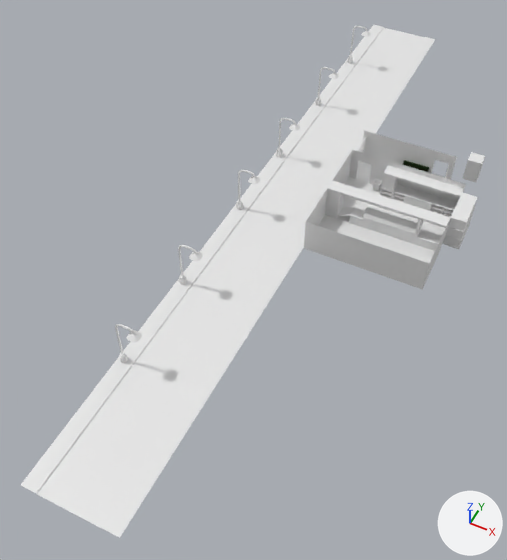
Two versions of the Blender file Assets/Models/BlenderFiles/AlleyWay.blend, one commit apart.
Before and after are seen from a camera (50 mm lens) standing at (14.6, -80.7, 67.1) and looking at (-13.8, -23.9, -3.8). Every picture has the same lights, and +X, +Y and +Z are marked at lower right. The older version comes first.

Before the edit, the objects in view are built like this:
```python
ob_alley = bpy.data.objects.new('alley', me_plane)
ob_alley.location = (0.1, 0.0, 0.0)
ob_alley.scale = (-4.2, -4.2, -4.2)
ob_cube_001 = bpy.data.objects.new('Cube.001', me_cube_001)
ob_cube_001.location = (7.2, 5.5, 1.8)
ob_cube_001.scale = (1.0, 1.0, 1.73)
ob_dumpter = bpy.data.objects.new('dumpter', me_cube_002)
ob_dumpter.location = (-0.4, 1.7, 0.0)
ob_dumpter.rotation_euler = (0.0, 0.0, 4.712)  # degrees (0, 0, 270)
ob_dumpter.scale = (2.0, 2.0, 2.0)
ob_everything = bpy.data.objects.new('everything', me_plane_002)
ob_everything.location = (-0.6, -10.8, 0.1)
ob_everything.rotation_euler = (0.0, 0.0, 1.571)  # degrees (0, 0, 90)
ob_everything.scale = (8.18, 8.18, 8.18)
ob_gate = bpy.data.objects.new('gate', me_plane_001)
ob_gate.location = (0.5, 0.0, 0.0)
ob_gate.scale = (-4.2, -4.2, -4.2)
ob_road = bpy.data.objects.new('ROAD', me_plane_003)
ob_road.location = (-9.9, -9.1, 0.0)
ob_road.scale = (1.0, 11.5, 1.0)
```
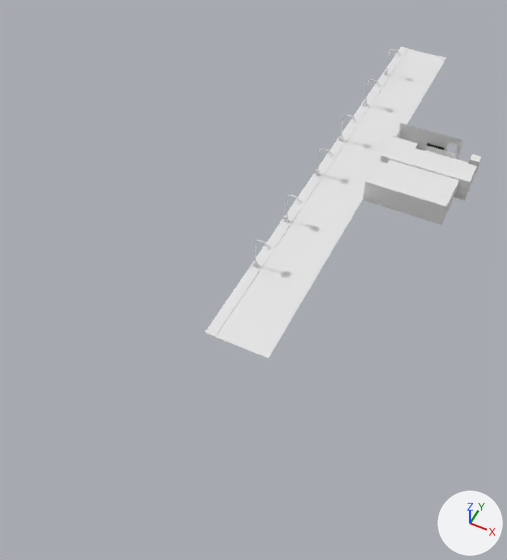
Where the newer file only moved an object's origin or applied its transform, the numbers keep the older frame.

Where the change shows, as pixel boxes [x1, y1, x2, y2] in the pictures (507 x 560 px; the box of a moved part takes in the faces that stretch with it):
'ROAD', moved, rescaled (42% narrower, 39% shorter)
    before: [21, 25, 435, 538]
    after: [205, 47, 446, 358]
'everything', reshaped, moved, rescaled (34% narrower, 36% shorter)
    before: [304, 151, 477, 290]
    after: [363, 136, 477, 225]
'alley', moved, rescaled (32% narrower, 30% shorter)
    before: [352, 130, 457, 182]
    after: [392, 123, 463, 159]
'Cube.001', moved, rescaled
    before: [463, 152, 485, 183]
    after: [469, 154, 482, 175]
'dumpter', moved, rescaled
    before: [402, 160, 429, 172]
    after: [427, 143, 444, 150]
'gate', moved
    before: [358, 140, 366, 165]
    after: [397, 130, 401, 137]
part 2 of me_plane_002, moved or reshaped (not visible afterwards)
    before: [373, 179, 382, 192]
part 3 of me_plane_002, moved or reshaped
    before: [444, 223, 470, 249]
    after: [455, 185, 472, 201]
part 4 of me_plane_002, moved or reshaped
    before: [447, 214, 473, 242]
    after: [457, 178, 474, 195]
part 5 of me_plane_002, moved or reshaped
    before: [449, 206, 476, 233]
    after: [459, 173, 476, 189]
part 6 of me_plane_002, rebuilt (34% narrower, 36% shorter)
    before: [304, 151, 477, 290]
    after: [363, 136, 477, 225]

The change, as a diff of the scene's bpy script:
```diff
--- a/Assets/Models/BlenderFiles/AlleyWay.blend.py
+++ b/Assets/Models/BlenderFiles/AlleyWay.blend.py
@@ me_plane @@
 # used by ob_alley; location = (0.1, 0.0, 0.0); scale = (-4.2, -4.2, -4.2)
-me_plane.from_pydata(...)  # 22 vertices, 6 faces; spans x -1.14..2.14, y -0.59..0.59, z -1.19..0.0
+me_plane.from_pydata(...)  # 22 vertices, 6 faces; spans x -1.03..1.28, y -2.07..-1.23, z -0.84..0.0
+# me_plane part 1: the whole mesh is scaled about its middle by 0.704, then moved by (-0.38, -1.65, 0.18)
@@ me_plane_002 @@
 # used by ob_everything; location = (-0.6, -10.8, 0.1); rotation_euler = (0.0, 0.0, 1.571), in degrees (0, 0, 90); scale = (8.18, 8.18, 8.18)
-me_plane_002.from_pydata(...)  # 600 vertices, 542 faces, 11 loose edges; spans x -1.0..1.01, y -1.27..1.0, z -0.02..0.59
+me_plane_002.from_pydata(...)  # 620 vertices, 536 faces, 10 loose edges; spans x -1.25..0.76, y -1.14..1.13, z -0.22..0.39
+# me_plane_002 part 2: the loose piece of 16 vertices spanning x 0.83..0.96, y 0.38..0.51, z 0.01..0.18 is moved by (-0.25, 0.13, -0.2)
+# me_plane_002 part 3: the loose piece of 8 vertices spanning x 0.1..0.79, y -1.27..-1.02, z 0.0..0.02 is moved by (-0.25, 0.13, -0.2)
+# me_plane_002 part 4: the loose piece of 8 vertices spanning x 0.1..0.79, y -1.27..-1.02, z 0.18..0.2 is moved by (-0.25, 0.13, -0.2)
+# me_plane_002 part 5: the loose piece of 8 vertices spanning x 0.1..0.79, y -1.27..-1.02, z 0.36..0.38 is moved by (-0.25, 0.13, -0.2)
+# me_plane_002 part 6: the loose piece of 528 vertices spanning x -1.0..1.01, y -1.25..1.0, z 0.0..0.59 is rebuilt with 551 vertices and now spans x -1.25..0.76, y -1.12..1.13, z -0.2..0.39
+# other edits to the shape of me_plane_002 do not show in these pictures
@@ me_cube_002 @@
 # used by ob_dumpter; location = (-0.4, 1.7, 0.0); rotation_euler = (0.0, 0.0, 4.712), in degrees (0, 0, 270); scale = (2.0, 2.0, 2.0)
-me_cube_002.from_pydata(...)  # 349 vertices, 240 faces; spans x -0.39..0.39, y -0.96..0.94, z 0.0..0.98
+me_cube_002.from_pydata(...)  # 349 vertices, 240 faces; spans x -3.49..-2.94, y -0.11..1.23, z 0.0..0.69
+# me_cube_002 part 7: the whole mesh is scaled about its middle by 0.704, then moved by (-3.21, 0.56, -0.15)
 me_cube_002.materials.append(mat_material_001)
@@ me_plane_003 @@
 # used by ob_road; location = (-9.9, -9.1, 0.0); scale = (1.0, 11.5, 1.0)
-me_plane_003.from_pydata(...)  # 30 vertices, 20 faces; spans x -11.05..1.0, y -4.64..4.36, z -0.12..0.0
+me_plane_003.from_pydata(...)  # 30 vertices, 20 faces; spans x -3.84..4.64, y -2.43..3.9, z -0.09..0.0
+# me_plane_003 part 8: the whole mesh is scaled about its middle by 0.704, then moved by (5.42, 0.87, 0.01)
@@ ob_gate @@
 ob_gate = bpy.data.objects.new('gate', me_plane_001)
-ob_gate.location = (0.5, 0.0, 0.0)
+ob_gate.location = (-5.0, 6.9, 1.4)
 ob_gate.scale = (-4.2, -4.2, -4.2)
@@ ob_everything @@
 ob_everything = bpy.data.objects.new('everything', me_plane_002)
-ob_everything.location = (-0.6, -10.8, 0.1)
+ob_everything.location = (1.3, 0.7, 1.2)
 ob_everything.rotation_euler = (0.0, 0.0, 1.571)  # degrees (0, 0, 90)
-ob_everything.scale = (8.18, 8.18, 8.18)
+ob_everything.scale = (5.76, 5.76, 5.76)
@@ ob_cube_001 @@
 ob_cube_001 = bpy.data.objects.new('Cube.001', me_cube_001)
-ob_cube_001.location = (7.2, 5.5, 1.8)
-ob_cube_001.scale = (1.0, 1.0, 1.73)
+ob_cube_001.location = (7.0, 6.8, 1.3)
+ob_cube_001.scale = (0.704, 0.704, 1.22)
```
